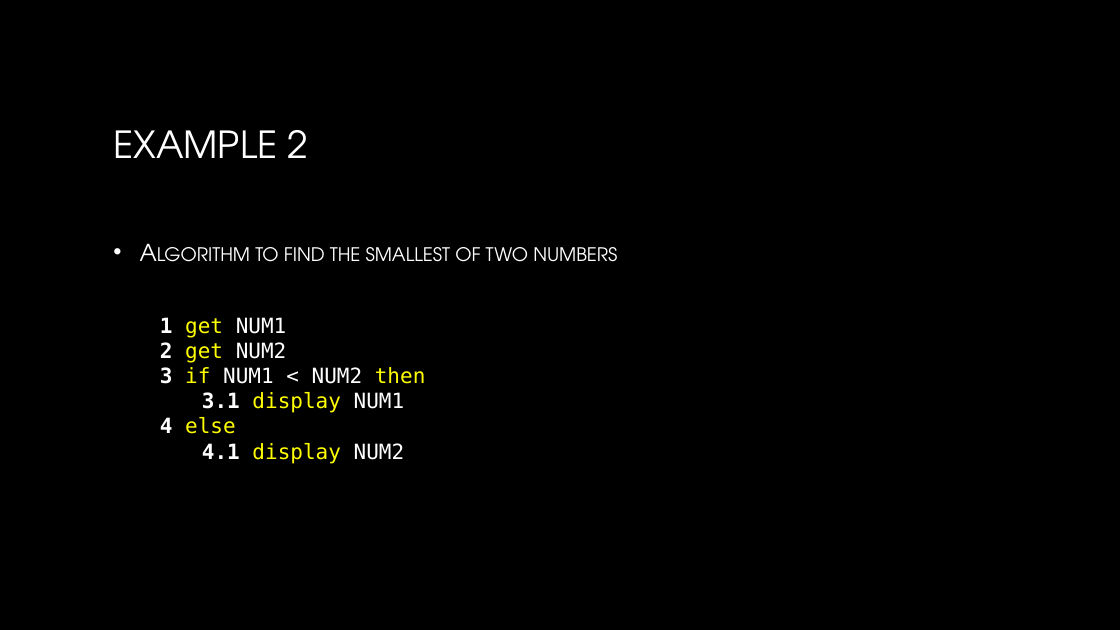
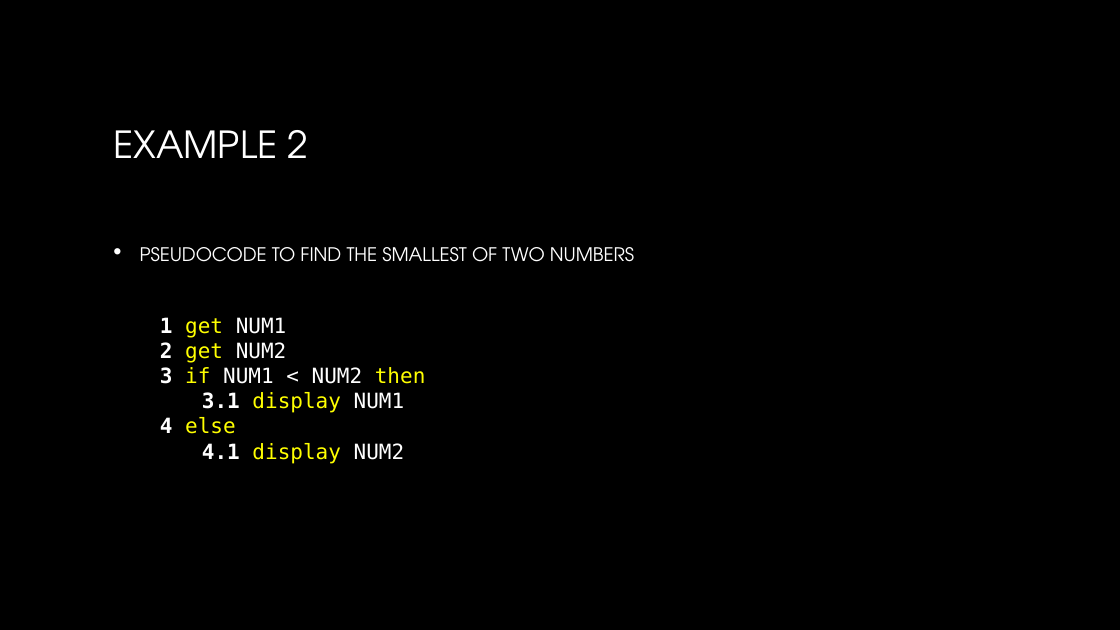
Before and after one commit to SatyakiDas/ulab_course_materials, a slide deck: slide 14 of SPRING 20/CSE 101/Course Materials/algo_pseudo_flowcharts_part3.pptx. Drawn at 1120x630 pixels with LibreOffice and Linux fonts; fonts in the diff are those of the drawing; background and template pictures are left out. Boxes give left, top, right and bottom in pixels: in the first picture for what was removed or moved away, otherwise in the second. Text is boxed around its words. In the diff, an @@ line names an element or a change of style, - is before the commit and + after.

```diff
--- a/SPRING 20/CSE 101/Course Materials/algo_pseudo_flowcharts_part3.pptx
+++ b/SPRING 20/CSE 101/Course Materials/algo_pseudo_flowcharts_part3.pptx
@@ text at [140, 247, 634, 262]: text changed @@
-• Algorithm to find the smallest of two numbers
+• pseudocode to find the smallest of two numbers
```
Also in this commit, not shown: 4 other slides changed, 17 other files.
